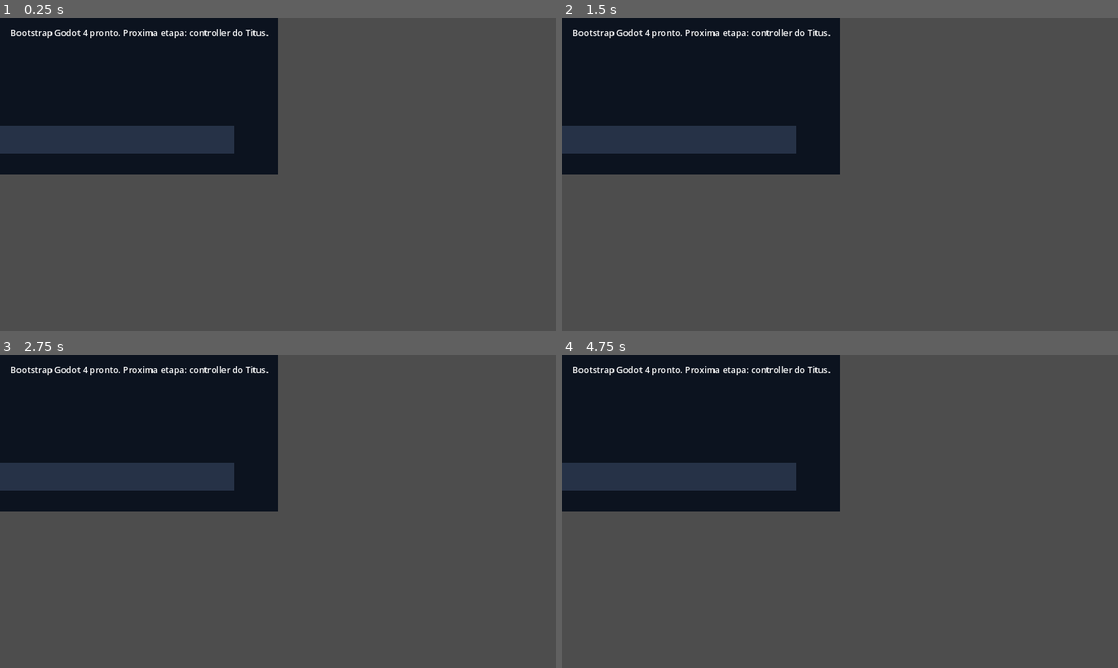
Above: before the commit, frames 1-4 (two rows, left to right).
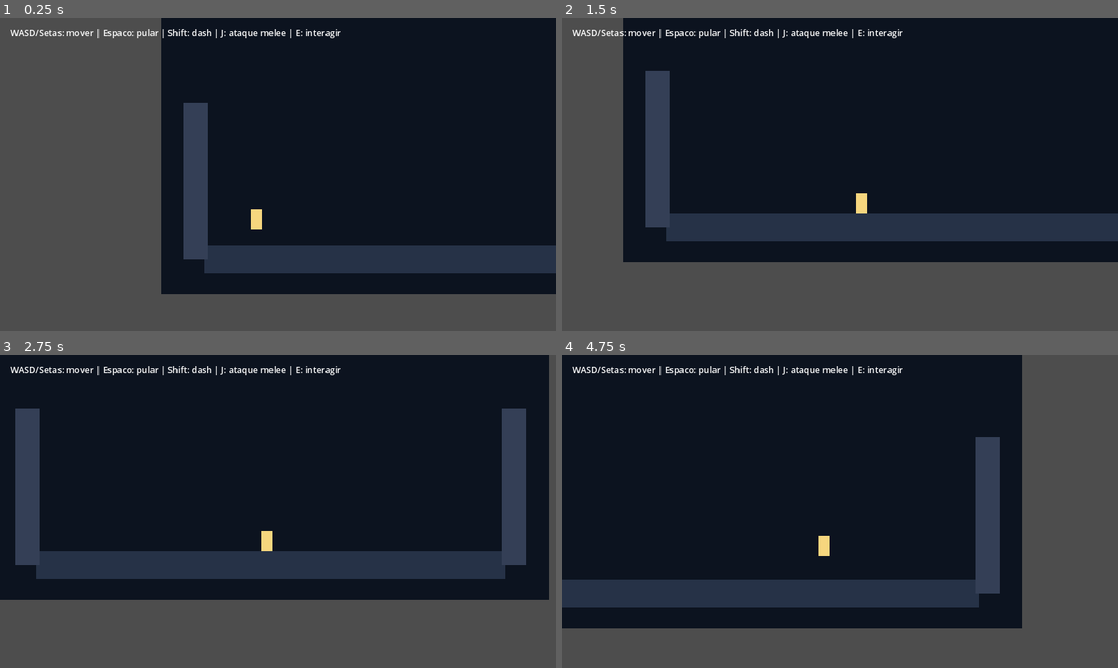
Above: after the commit, the same moments.

Repository: Pharosi/projetTitus
Game: Godot game, scene res://scenes/main/Main.tscn
Same seed, same stepped clock (60 frames per second), same inputs: the game is played once before the commit and once after it.
Inputs:
- Up to frame 1 (0.25 s): no input
- Up to frame 2 (1.5 s): tap Enter at 0.5 s; hold D (move_right) from 0.53 s (still down); tap J (attack_melee) at 0.6 s; tap Space (jump) at 0.77, 1.07 s; tap Shift (dash) at 0.8, 1.35 s
- Up to frame 3 (2.75 s): tap Space (jump) at 1.52, 1.55, 1.82, 2.1 s; release D (move_right) at 2.03 s; hold A (move_left) from 2.03 s (still down); tap J (attack_melee) at 2.3 s
- Up to frame 4 (4.75 s): release A (move_left) at 2.78 s; hold D (move_right) 2.78-4.28 s; tap J (attack_melee) at 2.85, 4.55 s; tap Space (jump) at 3.02, 3.32, 3.77, 3.8, 4.07, 4.52 s; tap Shift (dash) at 3.05, 4.35 s; tap K (attack_ranged) at 3.6 s; hold A (move_left) from 4.28 s (still down)

The runs differ from the first frame. In frame 1, 68% of the frame differs, in the area x 0-100%, y 0-89%; in frame 2, 59%; in frame 3, 57%; in frame 4, 52%.

Commit message:
feat: adiciona controller base do Titus

Diff:
--- a/scenes/levels/TestRoom.tscn
+++ b/scenes/levels/TestRoom.tscn
@@ -1,7 +1,10 @@
-[gd_scene load_steps=2 format=3 uid="uid://dayq8r5trd70l"]
+[gd_scene load_steps=4 format=3 uid="uid://dayq8r5trd70l"]
 
 [sub_resource type="RectangleShape2D" id="RectangleShape2D_floor"]
 size = Vector2(1080, 64)
+
+[sub_resource type="RectangleShape2D" id="RectangleShape2D_wall"]
+size = Vector2(56, 360)
 
 [node name="TestRoom" type="Node2D"]
 
@@ -25,5 +28,31 @@
 offset_bottom = 32.0
 color = Color(0.14902, 0.196078, 0.278431, 1)
 
+[node name="LeftWall" type="StaticBody2D" parent="."]
+position = Vector2(-560, 100)
+
+[node name="CollisionShape2D" type="CollisionShape2D" parent="LeftWall"]
+shape = SubResource("RectangleShape2D_wall")
+
+[node name="WallVisual" type="ColorRect" parent="LeftWall"]
+offset_left = -28.0
+offset_top = -180.0
+offset_right = 28.0
+offset_bottom = 180.0
+color = Color(0.203922, 0.247059, 0.337255, 1)
+
+[node name="RightWall" type="StaticBody2D" parent="."]
+position = Vector2(560, 100)
+
+[node name="CollisionShape2D" type="CollisionShape2D" parent="RightWall"]
+shape = SubResource("RectangleShape2D_wall")
+
+[node name="WallVisual" type="ColorRect" parent="RightWall"]
+offset_left = -28.0
+offset_top = -180.0
+offset_right = 28.0
+offset_bottom = 180.0
+color = Color(0.203922, 0.247059, 0.337255, 1)
+
 [node name="Spawn" type="Marker2D" parent="."]
 position = Vector2(-420, 180)
--- a/scenes/main/Main.tscn
+++ b/scenes/main/Main.tscn
@@ -1,12 +1,15 @@
-[gd_scene load_steps=3 format=3 uid="uid://b8b01ase7q1dl"]
+[gd_scene load_steps=4 format=3 uid="uid://b8b01ase7q1dl"]
 
 [ext_resource type="Script" path="res://scripts/core/game.gd" id="1_ajhk8"]
 [ext_resource type="PackedScene" path="res://scenes/levels/TestRoom.tscn" id="2_u6jkn"]
+[ext_resource type="PackedScene" path="res://scenes/player/Titus.tscn" id="3_aeyte"]
 
 [node name="Main" type="Node2D"]
 script = ExtResource("1_ajhk8")
 
 [node name="TestRoom" parent="." instance=ExtResource("2_u6jkn")]
+
+[node name="Titus" parent="." instance=ExtResource("3_aeyte")]
 
 [node name="CanvasLayer" type="CanvasLayer" parent="."]
 
@@ -22,7 +25,7 @@
 layout_mode = 0
 offset_left = 24.0
 offset_top = 20.0
-offset_right = 760.0
-offset_bottom = 58.0
+offset_right = 1200.0
+offset_bottom = 120.0
 theme_override_font_sizes/font_size = 20
 text = ""
--- /dev/null
+++ b/scenes/player/Titus.tscn
@@ -0,0 +1,34 @@
+[gd_scene load_steps=4 format=3 uid="uid://d3n6ce2n8k7hx"]
+
+[ext_resource type="Script" path="res://scripts/player/titus_controller.gd" id="1_0yvi6"]
+
+[sub_resource type="RectangleShape2D" id="RectangleShape2D_body"]
+size = Vector2(26, 46)
+
+[sub_resource type="RectangleShape2D" id="RectangleShape2D_melee"]
+size = Vector2(34, 20)
+
+[node name="Titus" type="CharacterBody2D"]
+script = ExtResource("1_0yvi6")
+
+[node name="CollisionShape2D" type="CollisionShape2D" parent="."]
+position = Vector2(0, -24)
+shape = SubResource("RectangleShape2D_body")
+
+[node name="BodyVisual" type="Polygon2D" parent="."]
+color = Color(0.964706, 0.839216, 0.498039, 1)
+polygon = PackedVector2Array(-13, -47, 13, -47, 13, -1, -13, -1)
+
+[node name="AttackPivot" type="Node2D" parent="."]
+position = Vector2(20, -24)
+
+[node name="MeleeArea" type="Area2D" parent="AttackPivot"]
+
+[node name="CollisionShape2D" type="CollisionShape2D" parent="AttackPivot/MeleeArea"]
+shape = SubResource("RectangleShape2D_melee")
+
+[node name="Camera2D" type="Camera2D" parent="."]
+position = Vector2(0, -90)
+enabled = true
+position_smoothing_enabled = true
+position_smoothing_speed = 8.0
--- a/scripts/core/game.gd
+++ b/scripts/core/game.gd
@@ -1,6 +1,9 @@
 extends Node2D
 
 @onready var status_label: Label = $CanvasLayer/UIRoot/StatusLabel
+@onready var spawn_marker: Marker2D = $TestRoom/Spawn
+@onready var titus: CharacterBody2D = $Titus
 
 func _ready() -> void:
-	status_label.text = "Bootstrap Godot 4 pronto. Proxima etapa: controller do Titus."
+	titus.global_position = spawn_marker.global_position
+	status_label.text = "WASD/Setas: mover | Espaco: pular | Shift: dash | J: ataque melee | E: interagir"
--- /dev/null
+++ b/scripts/player/titus_controller.gd
@@ -0,0 +1,119 @@
+extends CharacterBody2D
+
+@export var run_speed: float = 240.0
+@export var acceleration: float = 1400.0
+@export var deacceleration: float = 1700.0
+@export var jump_velocity: float = -430.0
+@export var wall_jump_push: float = 260.0
+@export var max_fall_speed: float = 900.0
+@export var wall_slide_speed: float = 110.0
+@export var wall_slide_gravity_factor: float = 0.18
+@export var dash_speed: float = 540.0
+@export var dash_duration: float = 0.16
+@export var dash_cooldown: float = 0.42
+@export var melee_active_time: float = 0.14
+@export var melee_cooldown: float = 0.30
+
+var gravity: float = ProjectSettings.get_setting("physics/2d/default_gravity") as float
+var facing: int = 1
+var dash_direction: int = 1
+var dash_time_left: float = 0.0
+var dash_cooldown_left: float = 0.0
+var melee_time_left: float = 0.0
+var melee_cooldown_left: float = 0.0
+
+@onready var attack_pivot: Node2D = $AttackPivot
+@onready var body_visual: Polygon2D = $BodyVisual
+@onready var melee_collision: CollisionShape2D = $AttackPivot/MeleeArea/CollisionShape2D
+
+func _ready() -> void:
+	melee_collision.disabled = true
+	_update_facing(1.0)
+
+func _physics_process(delta: float) -> void:
+	_update_timers(delta)
+	_handle_melee_input()
+
+	var axis: float = Input.get_axis("move_left", "move_right")
+	if axis != 0.0:
+		_update_facing(axis)
+
+	if _try_start_dash(axis):
+		move_and_slide()
+		return
+
+	if dash_time_left > 0.0:
+		velocity = Vector2(float(dash_direction) * dash_speed, 0.0)
+		move_and_slide()
+		return
+
+	if Input.is_action_just_pressed("jump"):
+		if is_on_floor():
+			velocity.y = jump_velocity
+		elif is_on_wall_only():
+			velocity.y = jump_velocity * 0.92
+			velocity.x = -get_wall_normal().x * wall_jump_push
+
+	var target_speed: float = axis * run_speed
+	var accel: float = acceleration if axis != 0.0 else deacceleration
+	velocity.x = move_toward(velocity.x, target_speed, accel * delta)
+
+	if _is_wall_clinging(axis):
+		velocity.y += gravity * wall_slide_gravity_factor * delta
+		velocity.y = min(velocity.y, wall_slide_speed)
+	else:
+		velocity.y += gravity * delta
+		velocity.y = min(velocity.y, max_fall_speed)
+
+	move_and_slide()
+
+func _try_start_dash(axis: float) -> bool:
+	if not Input.is_action_just_pressed("dash"):
+		return false
+	if dash_cooldown_left > 0.0:
+		return false
+
+	dash_direction = facing
+	if axis != 0.0:
+		dash_direction = int(sign(axis))
+
+	dash_time_left = dash_duration
+	dash_cooldown_left = dash_cooldown
+	velocity.y = 0.0
+	velocity.x = float(dash_direction) * dash_speed
+	return true
+
+func _is_wall_clinging(axis: float) -> bool:
+	if is_on_floor():
+		return false
+	if not is_on_wall_only():
+		return false
+	if velocity.y < 0.0:
+		return false
+
+	var wall_normal: Vector2 = get_wall_normal()
+	return axis != 0.0 and sign(axis) == sign(-wall_normal.x)
+
+func _handle_melee_input() -> void:
+	if not Input.is_action_just_pressed("attack_melee"):
+		return
+	if melee_cooldown_left > 0.0:
+		return
+
+	melee_time_left = melee_active_time
+	melee_cooldown_left = melee_cooldown
+	melee_collision.disabled = false
+
+func _update_timers(delta: float) -> void:
+	dash_time_left = max(dash_time_left - delta, 0.0)
+	dash_cooldown_left = max(dash_cooldown_left - delta, 0.0)
+	melee_time_left = max(melee_time_left - delta, 0.0)
+	melee_cooldown_left = max(melee_cooldown_left - delta, 0.0)
+
+	if melee_time_left == 0.0 and not melee_collision.disabled:
+		melee_collision.disabled = true
+
+func _update_facing(axis: float) -> void:
+	facing = 1 if axis > 0.0 else -1
+	body_visual.scale.x = float(facing)
+	attack_pivot.position.x = 20.0 * float(facing)
